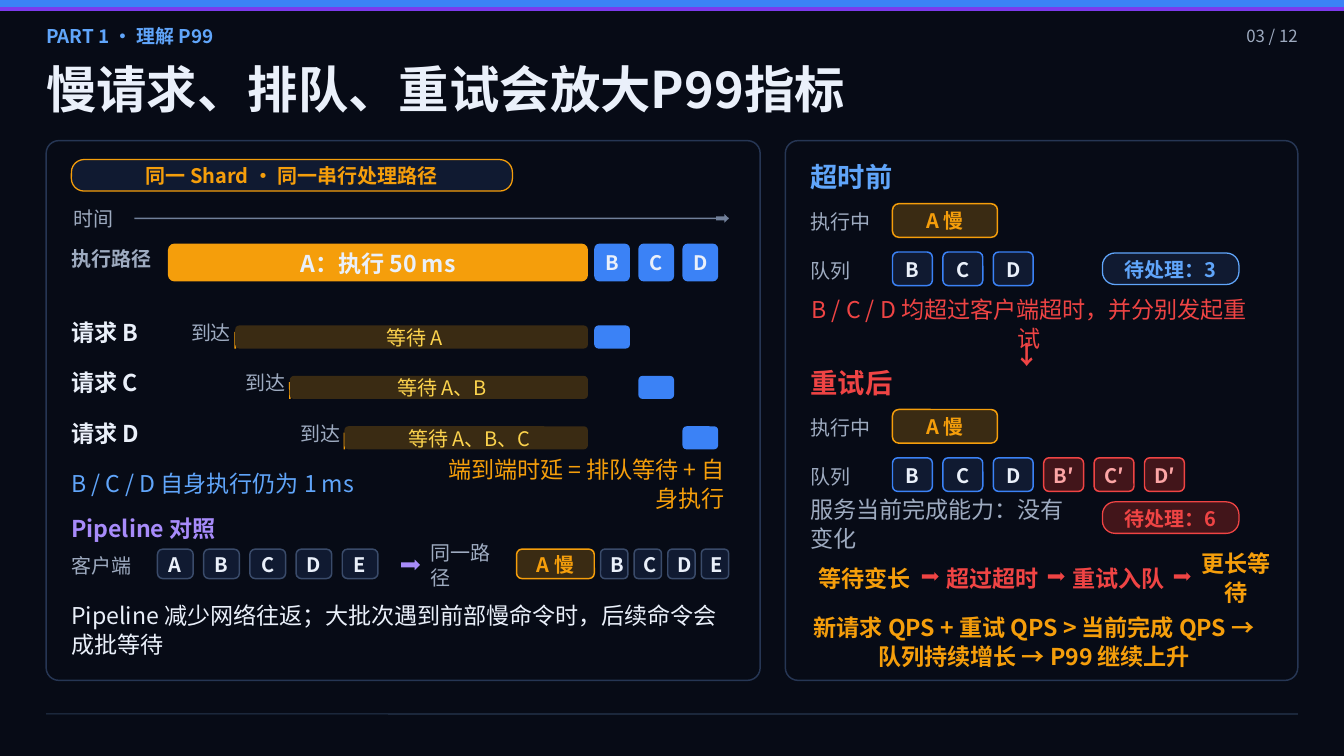
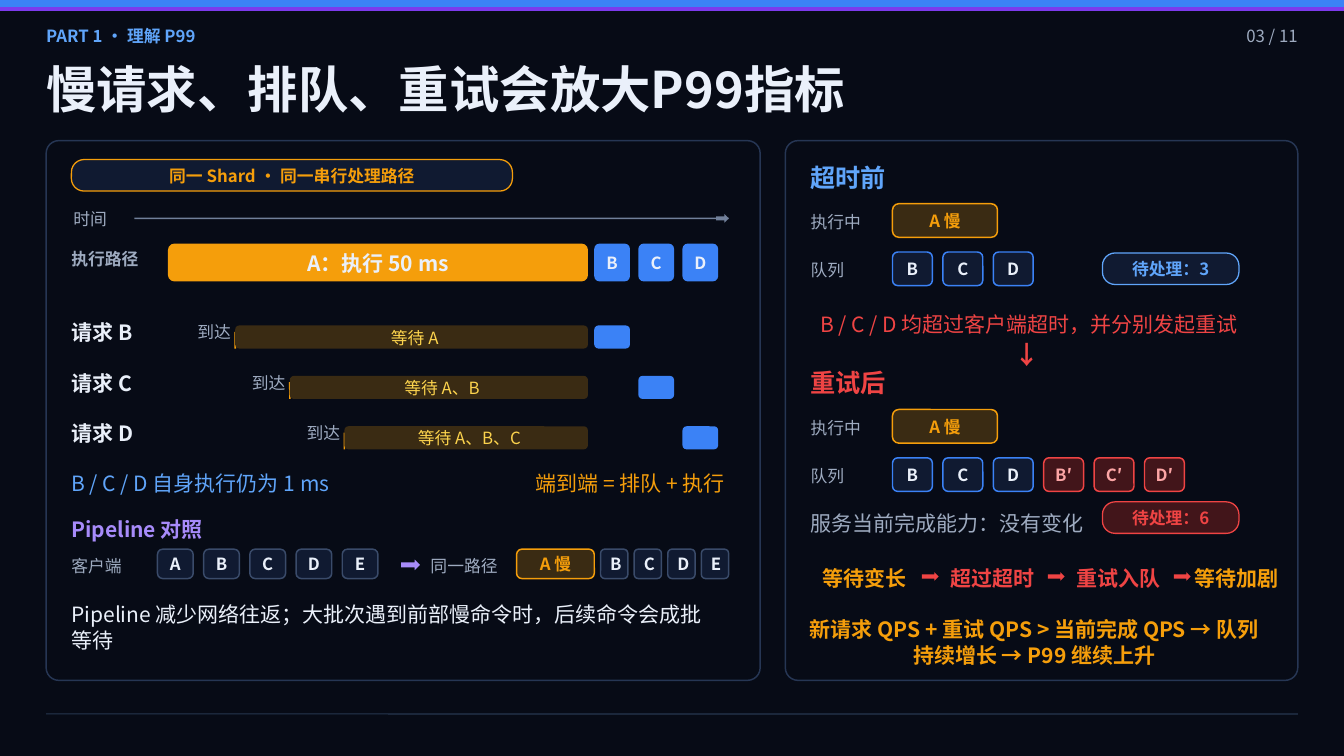
Before and after one commit to ly989264/PPTs, a slide deck: slide 3 of 01-redis_p99_sre_training_ppt_v5.pptx. Drawn at 1344x756 pixels with LibreOffice and Linux fonts; fonts in the diff are those of the drawing. Boxes give left, top, right and bottom in pixels: in the first picture for what was removed or moved away, otherwise in the second. Text is boxed around its words. In the diff, an @@ line names an element or a change of style, - is before the commit and + after.

```diff
--- a/01-redis_p99_sre_training_ppt_v5.pptx
+++ b/01-redis_p99_sre_training_ppt_v5.pptx
@@ text "PART 1 · 理解 P99" at (x1=46, y1=25, x2=195, y2=47): size 13.5 to 12 pt @@
@@ text at (x1=1246, y1=29, x2=1298, y2=42): text changed @@
-03 / 12
+03 / 11
@@ text "超时前" at (x1=811, y1=165, x2=887, y2=189): size 19.5 to 18 pt @@
@@ text "重试后" at (x1=811, y1=370, x2=887, y2=395): size 19.5 to 18 pt @@
@@ text at (x1=535, y1=473, x2=724, y2=493): text changed; size 16.5 to 15 pt @@
-端到端时延 = 排队等待 + 自身执行
+端到端 = 排队 + 执行
@@ size 14.2 to 12 pt in 41 elements at (x1=72, y1=159, x2=513, y2=191), (x1=73, y1=211, x2=107, y2=227), (x1=71, y1=250, x2=138, y2=267), (x1=606, y1=256, x2=617, y2=269), (x1=651, y1=256, x2=662, y2=269), (x1=694, y1=256, x2=706, y2=269), (x1=197, y1=324, x2=231, y2=339), (x1=391, y1=330, x2=438, y2=346), (x1=252, y1=375, x2=286, y2=390), (x1=404, y1=380, x2=480, y2=396), (x1=307, y1=425, x2=341, y2=440), (x1=418, y1=430, x2=521, y2=446), (x1=71, y1=558, x2=121, y2=574), (x1=157, y1=549, x2=193, y2=579), (x1=204, y1=549, x2=239, y2=579), (x1=250, y1=549, x2=285, y2=579), (x1=296, y1=549, x2=332, y2=579), (x1=343, y1=549, x2=378, y2=579), (x1=430, y1=558, x2=497, y2=574), (x1=516, y1=549, x2=594, y2=579), (x1=601, y1=549, x2=628, y2=579), (x1=634, y1=549, x2=661, y2=579), (x1=667, y1=549, x2=695, y2=579), (x1=702, y1=549, x2=729, y2=579), (x1=811, y1=214, x2=861, y2=230), (x1=892, y1=204, x2=997, y2=237), (x1=811, y1=262, x2=845, y2=278), (x1=892, y1=252, x2=933, y2=285), (x1=943, y1=252, x2=983, y2=285), (x1=993, y1=252, x2=1033, y2=285), (x1=1103, y1=253, x2=1239, y2=284), (x1=811, y1=420, x2=861, y2=436), (x1=892, y1=409, x2=997, y2=443), (x1=811, y1=468, x2=845, y2=484), (x1=892, y1=458, x2=933, y2=491), (x1=943, y1=458, x2=983, y2=491), (x1=993, y1=458, x2=1033, y2=491), (x1=1044, y1=458, x2=1084, y2=491), (x1=1094, y1=458, x2=1134, y2=491), (x1=1144, y1=458, x2=1185, y2=491), (x1=1103, y1=502, x2=1239, y2=533) @@
@@ text at (x1=1195, y1=568, x2=1279, y2=588): text changed; size 16.5 to 15 pt @@
-更长等待
+等待加剧
@@ size 16.5 to 15 pt in 13 elements at (x1=307, y1=253, x2=449, y2=273), (x1=71, y1=322, x2=132, y2=342), (x1=71, y1=373, x2=132, y2=393), (x1=71, y1=423, x2=133, y2=443), (x1=71, y1=473, x2=329, y2=493), (x1=71, y1=519, x2=203, y2=542), (x1=71, y1=604, x2=702, y2=650), (x1=820, y1=314, x2=1238, y2=334), (x1=811, y1=513, x2=1084, y2=533), (x1=822, y1=568, x2=906, y2=588), (x1=950, y1=568, x2=1034, y2=588), (x1=1076, y1=568, x2=1160, y2=588), (x1=810, y1=619, x2=1259, y2=665) @@
```
Also in this commit, not shown: 10 other slides changed, 1 slide removed, 1 other file.
